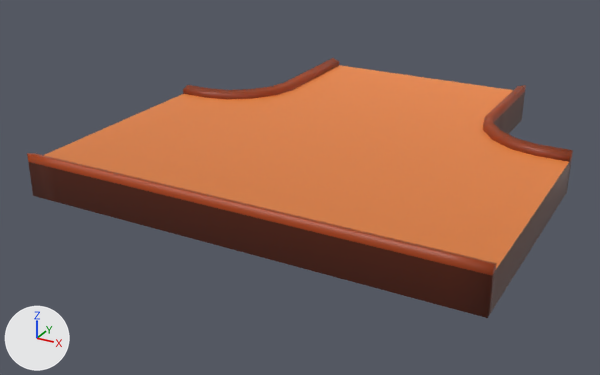
Before and after pictures for a commit that changed the FBX model TI3 - RockeFeller/Assets/3DAssets/Path_CollegeEntrance.fbx.
Before and after are seen from a 50 mm lens placed at (5.52, -15.07, 4.81), pointed at (-0.51, -4.12, -0.67). Every picture has the same lights, and +X, +Y and +Z are marked at lower left. The first picture is the older version. Where no turn or scale is listed for an object, it has been applied to the vertices.

Objects in the first picture: 'Path_CollegeEntrance'.
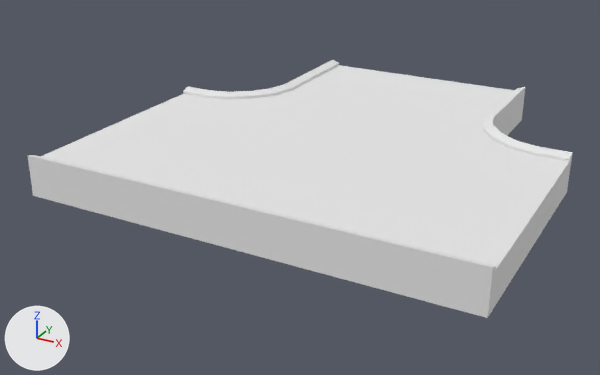
The newer file is also turned or shifted as a whole; pictures and numbers use the older file's frame.

Where the change shows, as pixel boxes [x1, y1, x2, y2] in the pictures (600 x 375 px; the box of a moved part takes in the faces that stretch with it):
```json
{"object": "Path_CollegeEntrance", "change": "recoloured, reshaped, surface changed", "before": [27, 58, 573, 318], "after": [28, 60, 573, 318], "on screen": "orange to white"}
{"part": 1, "of": "me_pathcollegeentrance", "change": "moved or reshaped", "before": [27, 153, 497, 276], "after": [28, 155, 496, 276]}
{"part": 2, "of": "me_pathcollegeentrance", "change": "surface changed", "before": [28, 60, 573, 318], "after": [28, 60, 573, 318], "on screen": "orange to white"}
```

Scene script edits in JSON lines:
```json
{"op": "add", "block": "mat_vertexpaint", "code": ["mat_vertexpaint = principled_material('VertexPaint')", "mat_vertexpaint.base_color = (0.8, 0.8, 0.8)  # white #e7e7e7", "mat_vertexpaint.roughness = 1.0"]}
{"block": "me_pathcollegeentrance", "where": "# used by ob_path_collegeentrance; location = (0.0, 0.0, 0.0)"}
{"block": "me_pathcollegeentrance", "where": "# before: 37 (-3.5, -7.0, 0.35) at pixel (27, 153), 38 (-3.5, -6.85, 0.3) at pixel (35, 153), 39 (-3.0, -6.85, 0.3) at pixel (60, 159), 41 (-3.0, -7.0, 0.35) at pixel (52, 159), 90 (3.5, -7.0, 0.35) at pixel (493, 265)"}
{"block": "me_pathcollegeentrance", "where": "# before: 91 (3.5, -6.85, 0.3) at pixel (496, 263), 92 (3.0, -6.85, 0.3) at pixel (453, 253), 94 (3.0, -7.0, 0.35) at pixel (449, 254)"}
{"op": "remove", "block": "me_pathcollegeentrance", "code": "me_pathcollegeentrance.from_pydata(...)  # 106 vertices, 92 faces; spans x -3.5..3.5, y -7.0..0.0, z -0.33..0.35"}
{"op": "remove", "block": "me_pathcollegeentrance", "code": "me_pathcollegeentrance.materials.append(mat_toonshading)  # picture img_toonshadingtextura_png"}
{"op": "add", "block": "me_pathcollegeentrance", "code": "me_pathcollegeentrance.from_pydata(...)  # 106 vertices, 92 faces; spans x -3.5..3.5, y -7.0..0.0, z -0.33..0.32"}
{"block": "me_pathcollegeentrance", "change": "me_pathcollegeentrance part 1"}
{"op": "add", "block": "me_pathcollegeentrance", "code": "for i in [37, 38, 39, 41, 90, 91, 92, 94]: me_pathcollegeentrance.vertices[i].co += Vector((0.0, 0.0, -0.03))"}
{"block": "me_pathcollegeentrance", "change": "me_pathcollegeentrance part 2: texture (UV) coordinates of 92 of 92 faces, centred in x -3.5..3.5, y -7.0..0.0, z -0.06..0.33, changed; they spanned u 0.05..0.12, v 0.03..0.12 and now span u -5.57..0.54, v 0.0..0.47"}
{"block": "me_pathcollegeentrance", "change": "other edits to the shape of me_pathcollegeentrance do not show in these pictures"}
{"op": "add", "block": "me_pathcollegeentrance", "code": "me_pathcollegeentrance.materials.append(mat_vertexpaint)  # white #e7e7e7"}
```
